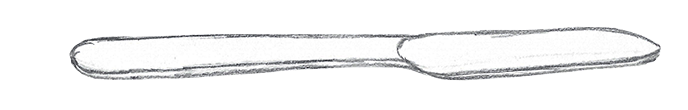
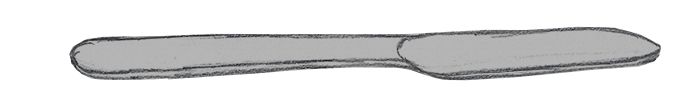
Layers edited between the first and the second 688px x 110px image:
added layer "colors" (multiply) above "lines" over [69, 26, 662, 81]
